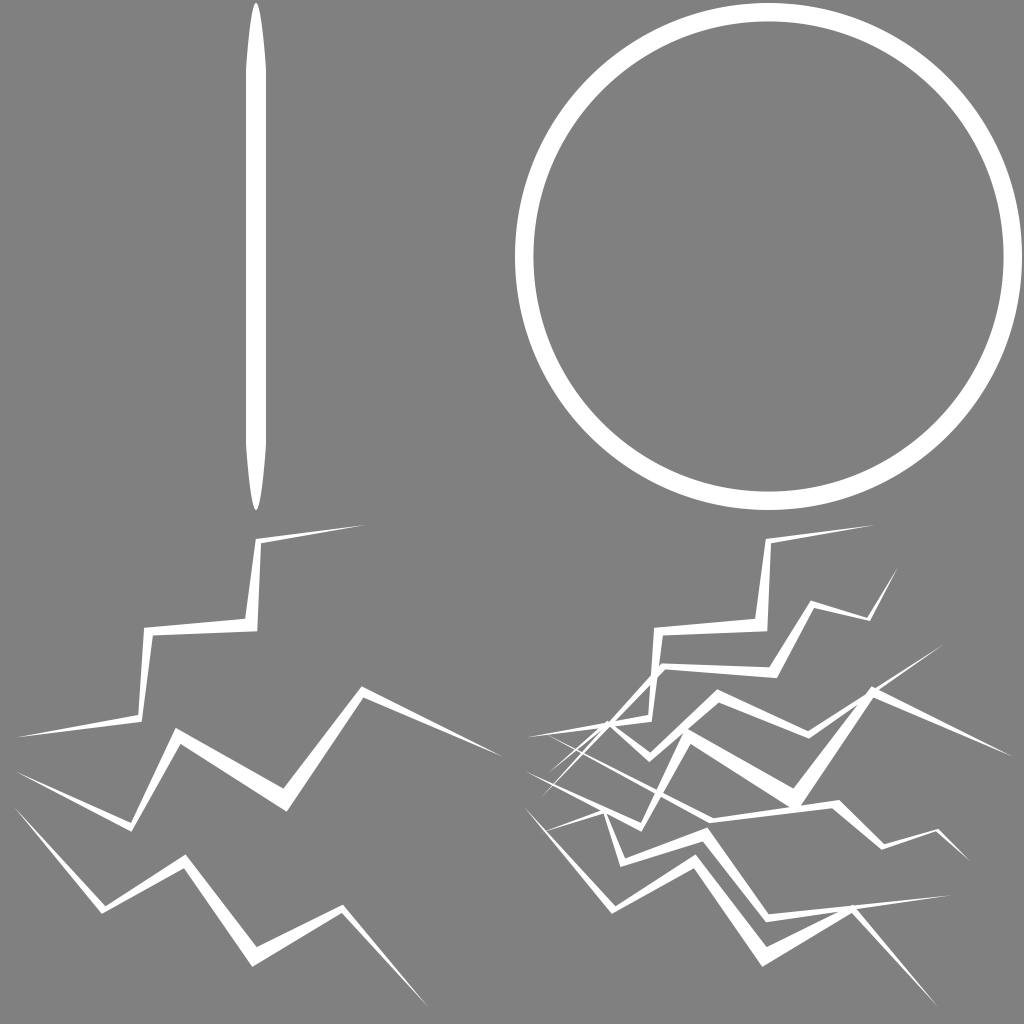
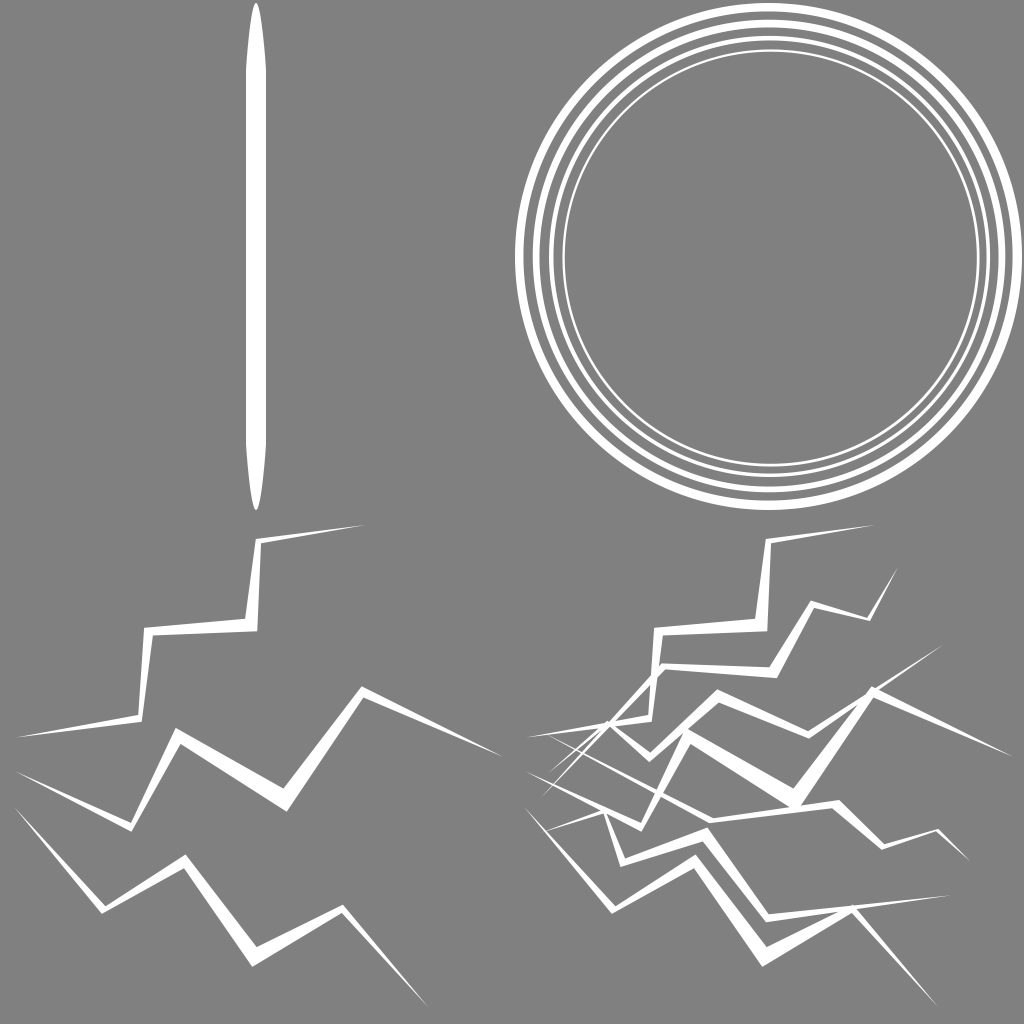
Revision of a layered 1024x1024 image; what changed, layer by layer:
painted on "Circle" over [523, 11, 1013, 501]
